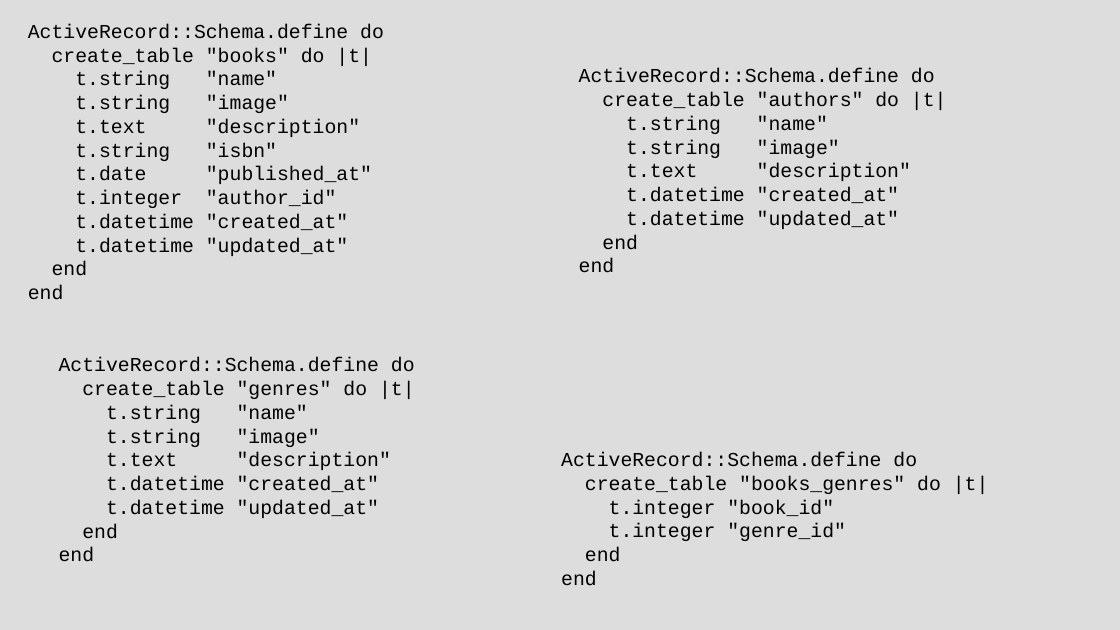
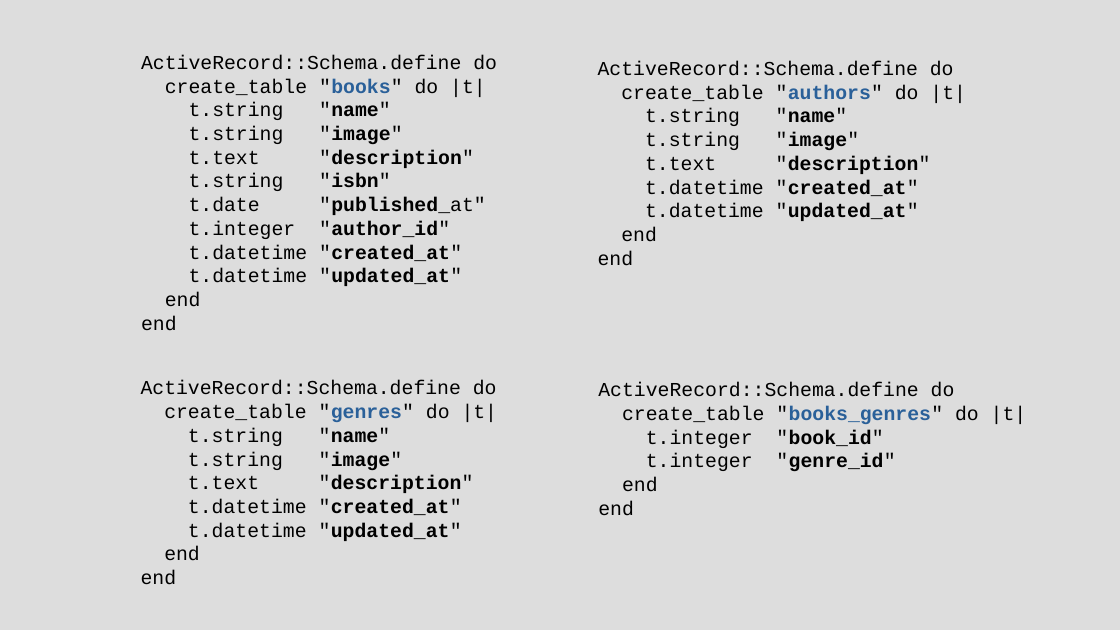
Before and after one commit to chriscressman/architecting-a-search-feature, a slide deck: slide 35 of presentation.odp (slide 43 before the commit). Drawn at 1120x630 pixels with LibreOffice and Linux fonts; fonts in the diff are those of the drawing. Boxes give left, top, right and bottom in pixels: in the first picture for what was removed or moved away, otherwise in the second. Text is boxed around its words. In the diff, an @@ line names an element or a change of style, - is before the commit and + after.

```diff
--- a/presentation.odp
+++ b/presentation.odp
@@ text "ActiveRecord::Schema.define do": place and size @@
-text "ActiveRecord::Schema.define do" at (28, 24, 384, 300)
+text "ActiveRecord::Schema.define do" at (141, 55, 497, 331)
@@ text "ActiveRecord::Schema.define do": place and size @@
-text "ActiveRecord::Schema.define do" at (579, 69, 947, 273)
+text "ActiveRecord::Schema.define do" at (598, 61, 966, 266)
@@ text at (165, 79, 486, 286): text colour #000000 to #2A6099 in ""books""; bold on in ""books"", ""name"", ""image"", ""description"" and 5 more places @@
@@ text at (621, 85, 966, 221): text colour #000000 to #2A6099 in ""authors""; bold on in ""authors"", ""name"", ""image"", ""description"" and 2 more places @@
@@ text "ActiveRecord::Schema.define do": place and size @@
-text "ActiveRecord::Schema.define do" at (59, 358, 415, 562)
+text "ActiveRecord::Schema.define do" at (141, 380, 498, 585)
@@ text "ActiveRecord::Schema.define do": place and size @@
-text "ActiveRecord::Schema.define do" at (561, 452, 989, 586)
+text "ActiveRecord::Schema.define do" at (598, 382, 1027, 516)
@@ text at (164, 404, 498, 541): text colour #000000 to #2A6099 in ""genres""; bold on in ""genres"", ""name"", ""image"", ""description"" and 2 more places @@
@@ text at (622, 406, 1027, 471): text colour #000000 to #2A6099 in ""books_genres""; bold on in ""books_genres"", ""book_id"", ""genre_id"" @@
```
Also in this commit, not shown: 19 other slides changed, 16 slides added, 13 slides removed.
